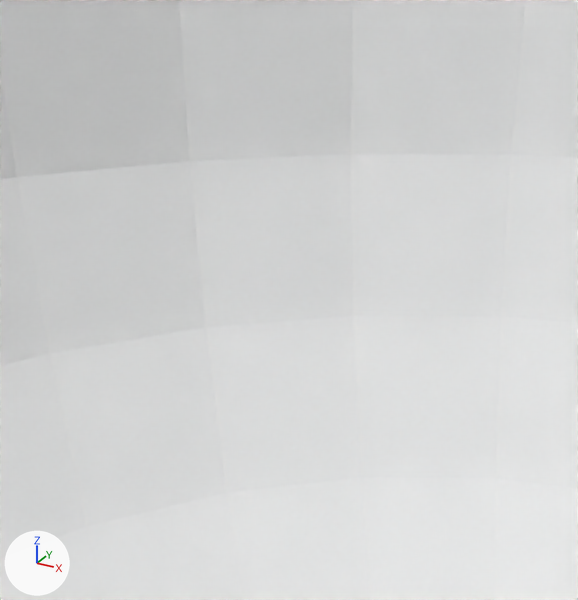
The glTF model assets/scene1.gltf, before and after one commit.
The view is the same before and after, from a camera (50 mm lens) standing at (-2.25, -0.83, 0.47) and looking at (-2.91, 0.36, -0.13). Arrows for +X, +Y and +Z are at lower left; the lights stay in place. Everything nearer to the camera than a plane just in front of the edit is cut away. Where no turn or scale is listed for an object, it has been applied to the vertices.
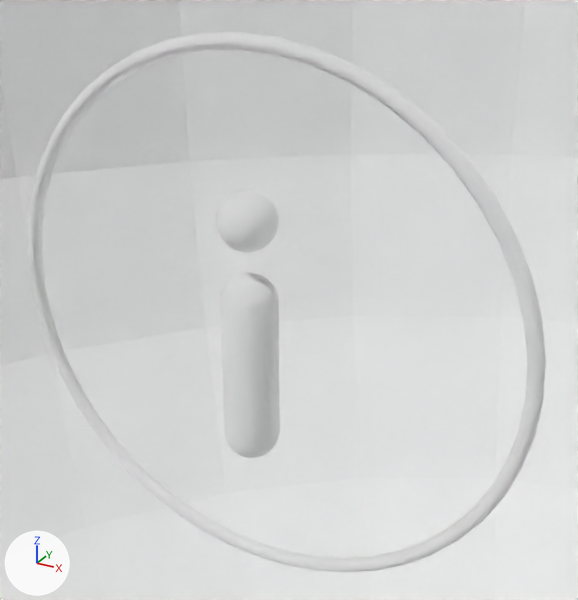
Location of each change, (x1, y1, x2, y2) in pixels of the pictures (578 x 600 px):
'info', added: after (28, 32, 546, 572)

What the commit changed:
Material 'inf' (mat_inf) is new.
Its base color is (1.0, 1.0, 1.0) (white #ffffff).
Its metallic is 1.0.
Its roughness is 1.0.
Mesh me_sphere_001 is new.
It has 3268 vertices, 6528 faces and spans x -0.53..0.53, y -0.055..0.054, z -0.318..0.742.
It uses material mat_inf (white #ffffff).
Object 'info' (ob_info) is new; it shows me_sphere_001.
Its location is (-2.96, 0.309, -0.395).
